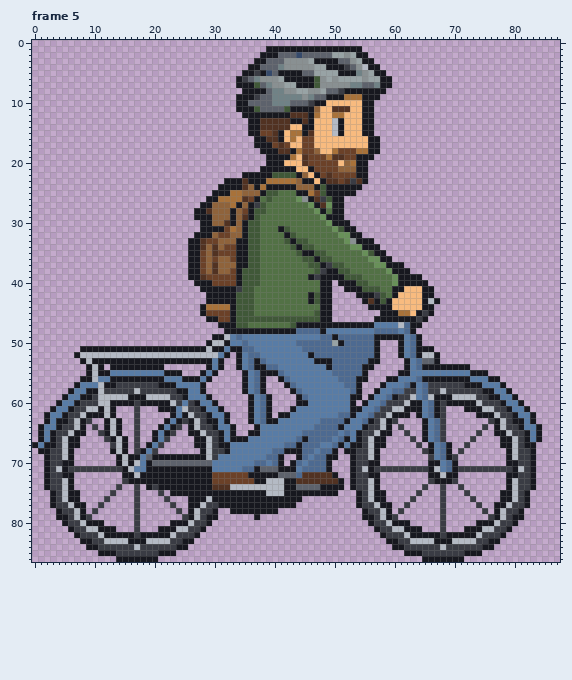
Pixel-art file: art/source/bikes_n07/cyclist_adult2.aseprite. This is how it looked before the edit.
88x87 pixels, 8 frames. Shown: frame 5. The commit also changed other frames, which this record leaves out.
New version:
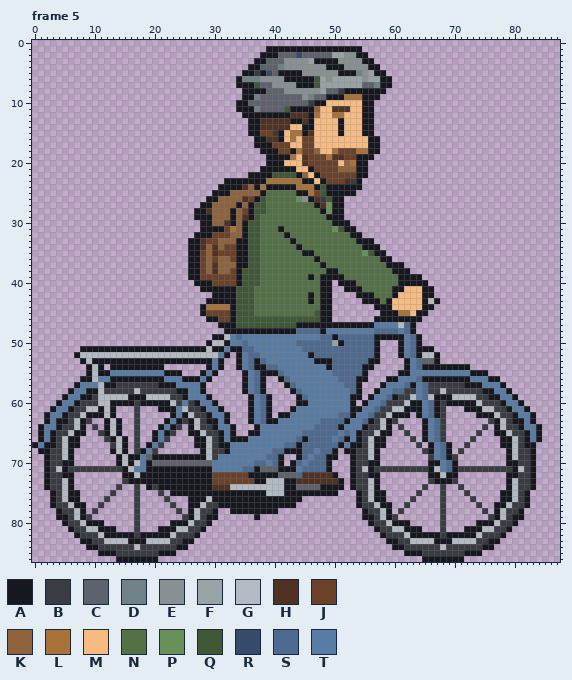
Palette (. is transparent): A #17181f  B #3a3c44  C #5d626c  D #708286  E #899092  F #98a3a5  G #b4bac4  H #513222  J #6b4128  K #8f633b  L #a8723a  M #f8bb7f  N #527145  P #689059  Q #405838  R #364a6b  S #4d6a91  T #587ca6
From old to new:
Frame 5:
y 2: x 53 F -> E
y 3: x 51..52 CC -> EE; x 54 F -> E
y 4: x 47..48 FF -> EE; x 52..53 BC -> EE; x 55 G -> E
y 5: x 45..50 CCFFFF -> EEEEEE
y 6: x 35..36 BC -> DD; x 41 F -> E; x 48..50 EFE -> FEF
y 7: x 39 D -> C; x 42..43 FF -> EE; x 48..54 EEEEEDD -> FFFFFFF
y 8: x 40..41 DD -> CC; x 44..45 FF -> EE
y 9: x 34 A -> .; x 37 B -> D; x 40..44 DDDDD -> CCCCC
y 10: x 40..42 DDD -> CCC
y 11: x 37 Q -> D
y 13..15: x 50 G -> M
y 17: x 41 H -> J
y 18: x 41..42 HH -> JJ
y 22: x 35 A -> .; x 49 H -> J
y 23: x 35 H -> A; x 44 K -> L; x 49..50 HH -> JJ; x 54..55 HA -> A.
y 24: x 44..46 KKK -> LLL
y 25: x 33..34 LL -> KK; x 39..40 QQ -> NN
y 26: x 31..34 LLLL -> KKKK; x 38..39 NQ -> QN
y 27: x 33 L -> K; x 37 B -> Q; x 46 P -> N
y 28: x 47 P -> N; x 49 N -> P
y 29: x 48 P -> N
y 30: x 49 P -> N
y 31: x 42 Q -> N
y 32: x 30 K -> J; x 43 Q -> N; x 51..52 PP -> NN
y 33: x 42 Q -> N; x 44..45 QQ -> NN; x 52..53 PE -> NN
y 34: x 43 Q -> N; x 45..46 QQ -> NN; x 53..54 PP -> NN
y 35: x 44 Q -> N; x 47..48 QQ -> NN
y 36: x 45..46 QQ -> NN; x 48..49 QQ -> NN; x 56..57 PP -> NN
y 37: x 46..47 QQ -> NN; x 49..51 BQQ -> NNN; x 57..58 PP -> NN
y 38: x 47..48 QB -> NN; x 51..52 QQ -> NN; x 59 P -> N
y 39: x 28 H -> J; x 47 B -> N; x 52..54 QQQ -> NNN; x 60 P -> N
y 40: x 54..55 QQ -> NN; x 60 P -> N
y 41: x 34 B -> Q; x 55..57 QQQ -> NNN
y 42: x 29 A -> .; x 47 Q -> N; x 57..58 BQ -> NN
y 43: x 47 Q -> N; x 56 H -> A; x 58 Q -> N
y 44: x 56 A -> .
y 45: x 65..66 BA -> A.
y 46: x 64..65 BA -> A.
y 47: x 36..42 NNNNNNN -> QQQQQQQ; x 64 A -> .
y 67: x 48..49 TT -> SS
Boxes around the changes in both pictures, in picture pixels (x1, y1, x2, y2):
changed: (236, 52, 368, 112)
changed: (332, 118, 338, 136)
changed: (212, 142, 398, 328)
changed: (200, 274, 212, 298)
changed: (416, 310, 434, 328)
changed: (320, 442, 332, 448)
